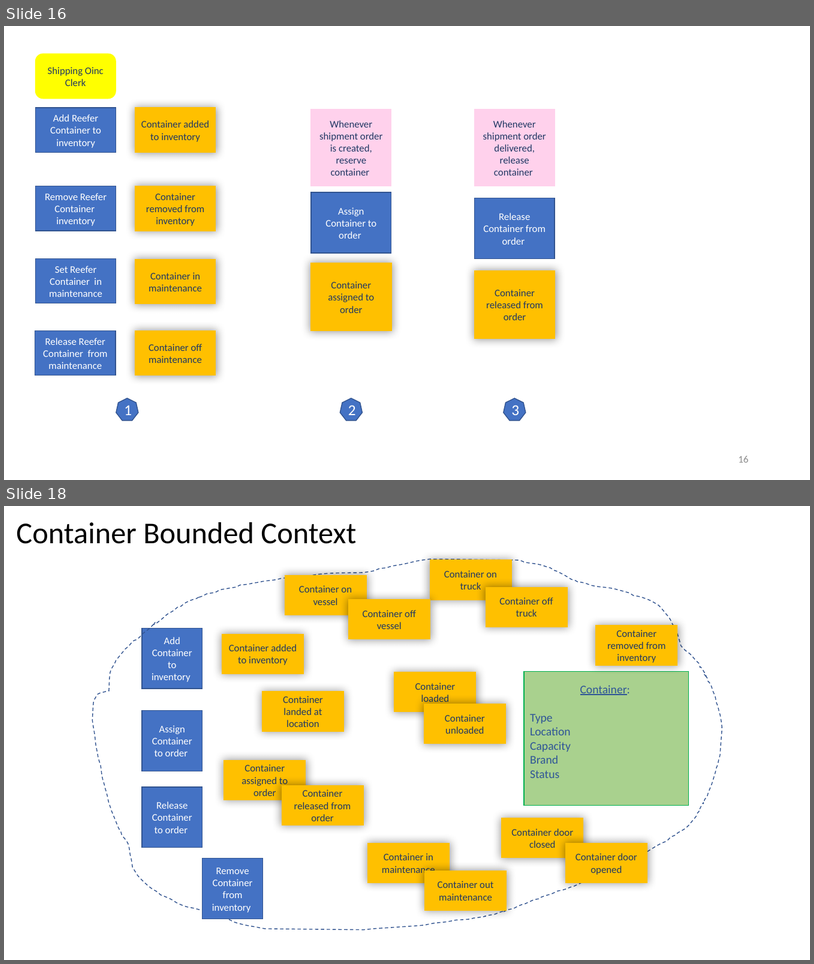
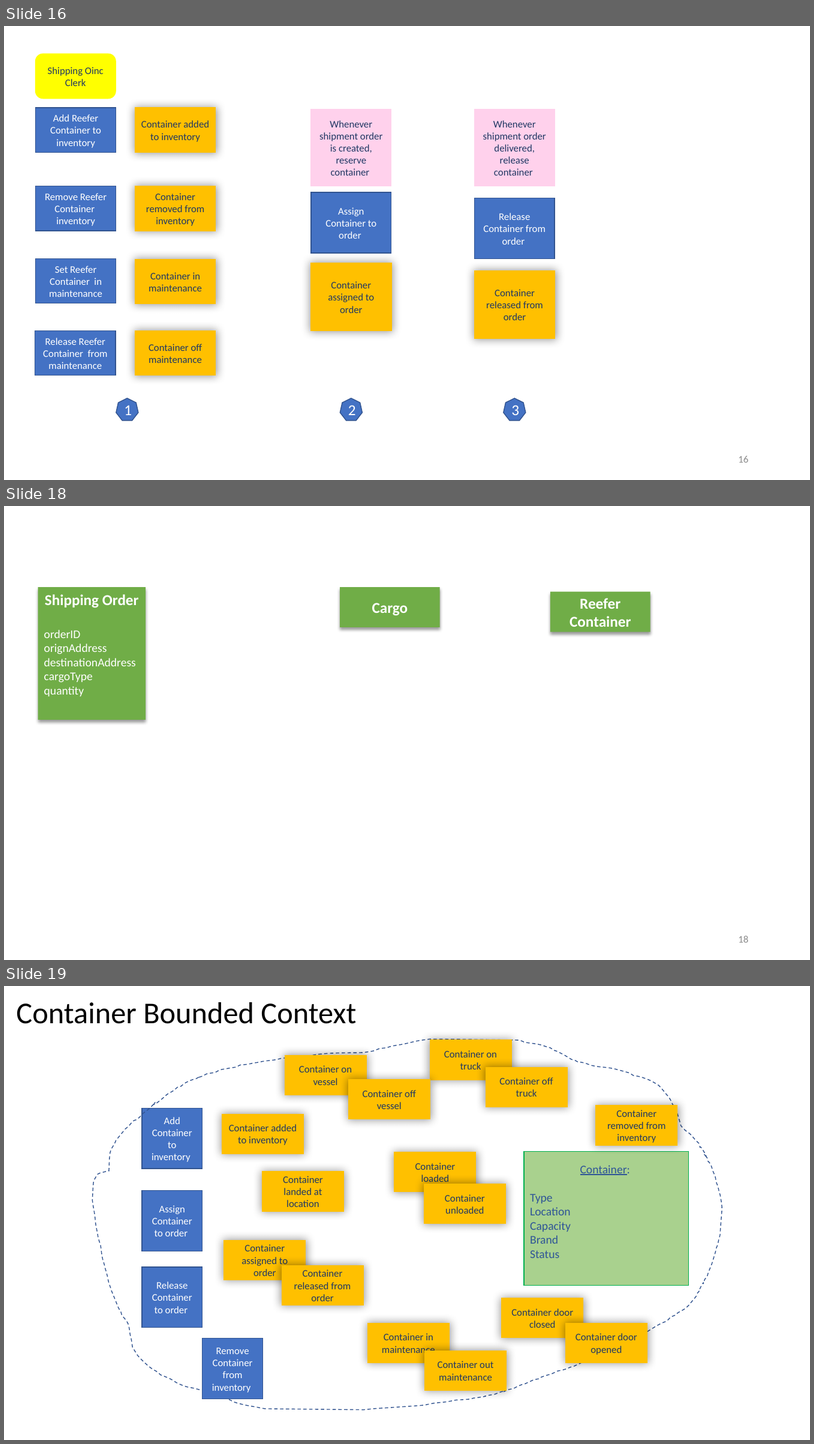
Before and after one commit to ibm-cloud-architecture/refarch-kc, a slide deck: analysis/kc-eventstorming.pptx. Shown one above the other, each under a label of ours: slides 16 and 18 before the commit, slides 16, 18 and 19 after it; the slides between them are not shown. The pictures are 814x964 and 814x1444 pixels, drawn with LibreOffice and Linux fonts; fonts in the diff are those of the drawing. Boxes give left, top, right and bottom in pixels: in the first picture for what was removed or moved away, otherwise in the second. Text is boxed around its words. In the diff, an @@ line names an element or a change of style, - is before the commit and + after.

```diff
--- a/analysis/kc-eventstorming.pptx
+++ b/analysis/kc-eventstorming.pptx
@@ slide 18 added at (4,506,810,960), background #FFFFFF @@
@@ rectangle added at (38,587,146,720), fill #70AD47, 14 pt, text #FFFFFF @@
+Shipping Order
+orderID
+orignAddress
+destinationAddress
+cargoType
+quantity
@@ rectangle added at (341,587,440,627), fill #70AD47, 18 pt, text #FFFFFF, bold @@
+Cargo
@@ rectangle added at (551,592,651,632), fill #70AD47, 18 pt, text #FFFFFF, bold @@
+Reefer Container
@@ page number added at (738,935,749,942), 12 pt, text #8C8C8C @@
+18
@@ what was slide 18 is now slide 19 @@
```
Also in this commit, not shown: 1 slide changed, 1 other slide added, 1 slide removed, 41 other files.
